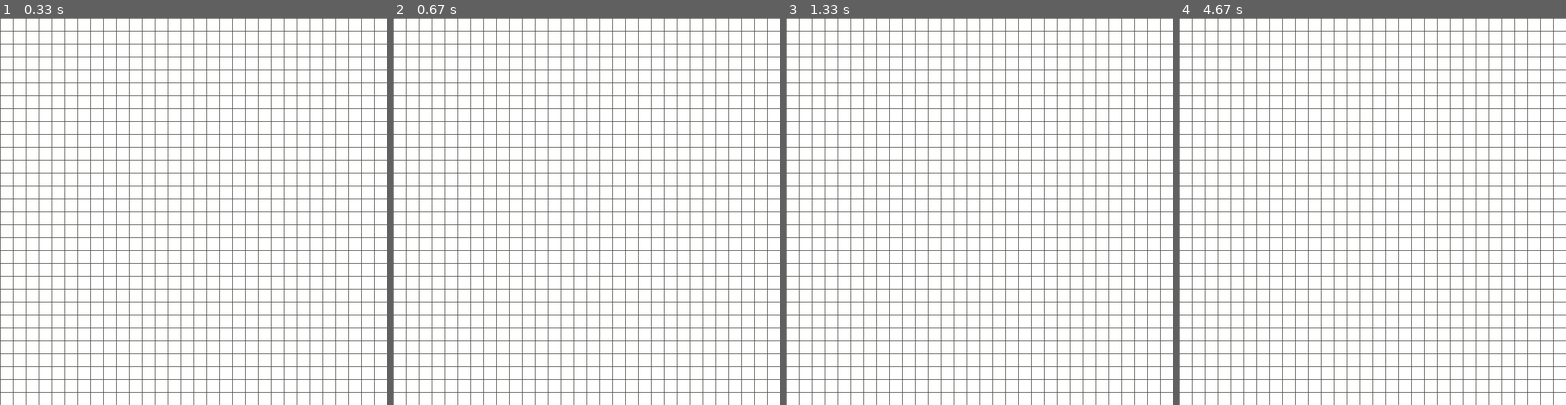
Above: before the commit, frames 1-4 (left to right).
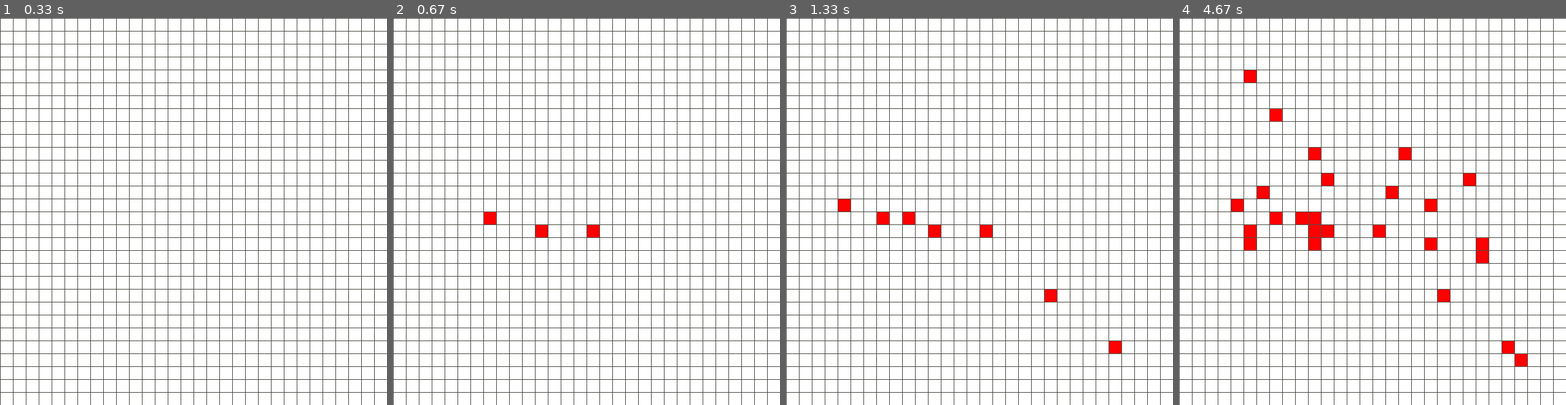
Above: after the commit, the same moments.

Repository: RajathaDH/A-Star-Search-Algorithm
Game: pygame game, started from a-star-pygame.py
The game is run twice, just before and just after one commit, with the same random seed, the same clock (stepped at 60 frames per second) and the same inputs.
Inputs (mouse positions are in pixels of both pictures, inside the frame that each line leads up to):
- Up to frame 1 (0.33 s): no input
- Up to frame 2 (0.67 s): press the mouse at (586, 234) at 0.37 s; move the mouse to (540, 226) at 0.47 s; release the mouse at (493, 215) at 0.6 s
- Up to frame 3 (1.33 s): press the mouse at (979, 234) at 0.7 s; move the mouse to (1049, 292) at 0.8 s; release the mouse at (1118, 346) at 0.93 s; press the mouse at (979, 234) at 1.03 s; move the mouse to (909, 219) at 1.13 s; release the mouse at (840, 199) at 1.27 s
- Up to frame 4 (4.67 s): press the mouse at (1372, 234) at 1.37 s; move the mouse to (1446, 296) at 1.47 s; release the mouse at (1519, 358) at 1.6 s; press the mouse at (1372, 234) at 1.7 s; move the mouse to (1422, 207) at 1.8 s; release the mouse at (1473, 176) at 1.93 s; press the mouse at (1372, 234) at 2.03 s; move the mouse to (1310, 242) at 2.13 s; release the mouse at (1248, 250) at 2.27 s; press the mouse at (1372, 234) at 2.37 s; move the mouse to (1314, 157) at 2.47 s; release the mouse at (1256, 79) at 2.6 s; press the mouse at (1372, 234) at 2.7 s; move the mouse to (1318, 211) at 2.8 s; release the mouse at (1260, 188) at 2.93 s; press the mouse at (1372, 234) at 3.03 s; move the mouse to (1426, 242) at 3.13 s; release the mouse at (1476, 254) at 3.27 s; press the mouse at (1372, 234) at 3.37 s; move the mouse to (1314, 234) at 3.47 s; release the mouse at (1252, 234) at 3.6 s; press the mouse at (1372, 234) at 3.7 s; move the mouse to (1326, 172) at 3.8 s; release the mouse at (1279, 110) at 3.93 s; press the mouse at (1372, 234) at 4.03 s; move the mouse to (1430, 238) at 4.13 s; release the mouse at (1484, 242) at 4.27 s; press the mouse at (1372, 234) at 4.37 s; move the mouse to (1387, 192) at 4.47 s; release the mouse at (1399, 149) at 4.6 s

Frame 1 is identical in both runs. In frame 2, 0.3% of the frame differs, in the area x 23-54%, y 50-57%; in frame 3, 0.7%; in frame 4, 2.5%, in the area x 13-90%, y 13-90%.

Commit message:
Added get position function

Diff:
--- a/a-star-pygame.py
+++ b/a-star-pygame.py
@@ -1,7 +1,10 @@
 import pygame
+from queue import PriorityQueue
 
 SIZE = 600 # length of width and height
 SQUARES = 30 # number of squares in each row and column
+
+SQUARE_SIZE = SIZE // SQUARES # length of each square
 
 WIN = pygame.display.set_mode((SIZE, SIZE))
 FPS = 60
@@ -34,18 +37,24 @@
             if event.type == pygame.QUIT:
                 run = False
 
+            # check if left mouse button is pressed
+            if pygame.mouse.get_pressed()[0]:
+                clicked_position = pygame.mouse.get_pos()
+                row, col = get_clicked_node_position(clicked_position)
+                node = grid[row][col]
+                node.colour = colours["red"]
+
         draw(grid)
 
     pygame.quit()
 
 def new_grid():
     grid = []
-    square_size = SIZE // SQUARES # length of each square
 
     for row in range(SQUARES):
         grid.append([])
         for col in range(SQUARES):
-            node = Node(row, col, square_size)
+            node = Node(row, col, SQUARE_SIZE)
             grid[row].append(node)
 
     return grid
@@ -59,13 +68,20 @@
             node.draw()
 
     # draw lines
-    square_size = SIZE // SQUARES
     for row in range(SQUARES):
-        pygame.draw.line(WIN, colours["grey"], (0, row * square_size), (SIZE, row * square_size)) # horizontal lines
+        pygame.draw.line(WIN, colours["grey"], (0, row * SQUARE_SIZE), (SIZE, row * SQUARE_SIZE)) # horizontal lines
     for col in range(SQUARES):
-        pygame.draw.line(WIN, colours["grey"], (col * square_size, 0), (col * square_size, SIZE)) # vertical lines
+        pygame.draw.line(WIN, colours["grey"], (col * SQUARE_SIZE, 0), (col * SQUARE_SIZE, SIZE)) # vertical lines
 
     pygame.display.update()
+
+def get_clicked_node_position(position):
+    x, y = position
+
+    row = x // SQUARE_SIZE
+    col = y // SQUARE_SIZE
+
+    return row, col
 
 class Node:
     def __init__(self, row, col, size):
@@ -79,6 +95,9 @@
     def draw(self):
         pygame.draw.rect(WIN, self.colour, (self.x_pos, self.y_pos, self.size, self.size))
 
+    def get_position(self):
+        return self.row, self.col
+
 
 if __name__ == '__main__':
     main()
